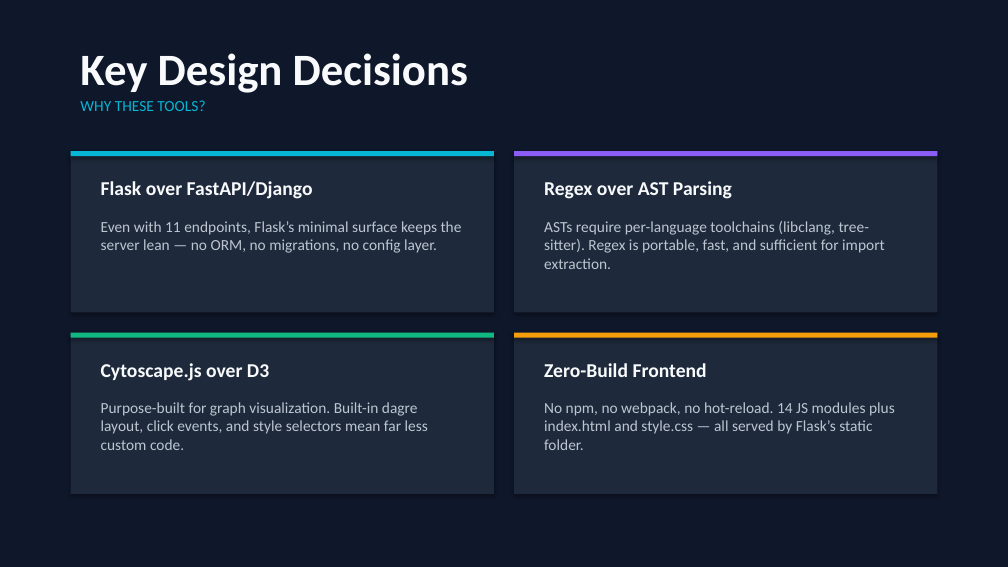
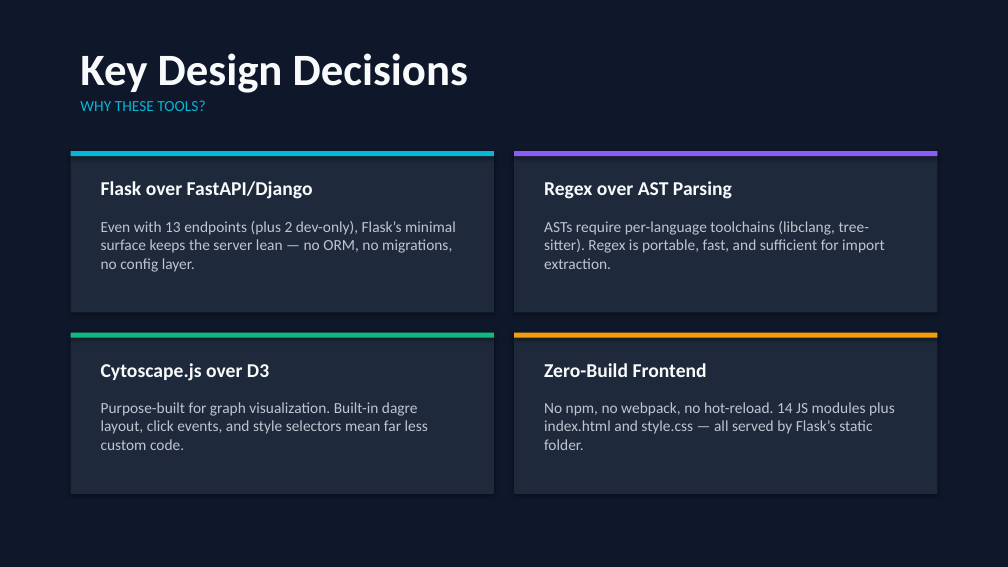
Before and after one commit to hstephan23/dep_graph, a slide deck: slide 11 of DepGraph.pptx. Drawn at 1008x567 pixels with LibreOffice and Linux fonts; fonts in the diff are those of the drawing. Boxes give left, top, right and bottom in pixels: in the first picture for what was removed or moved away, otherwise in the second. Text is boxed around its words. In the diff, an @@ line names an element or a change of style, - is before the commit and + after.

```diff
--- a/DepGraph.pptx
+++ b/DepGraph.pptx
@@ text at (x1=101, y1=221, x2=456, y2=272): text changed @@
-Even with 11 endpoints, Flask’s minimal surface keeps the server lean — no ORM, no migrations, no config layer.
+Even with 13 endpoints (plus 2 dev-only), Flask’s minimal surface keeps the server lean — no ORM, no migrations, no config layer.
```
Also in this commit, not shown: 1 other slide changed.
